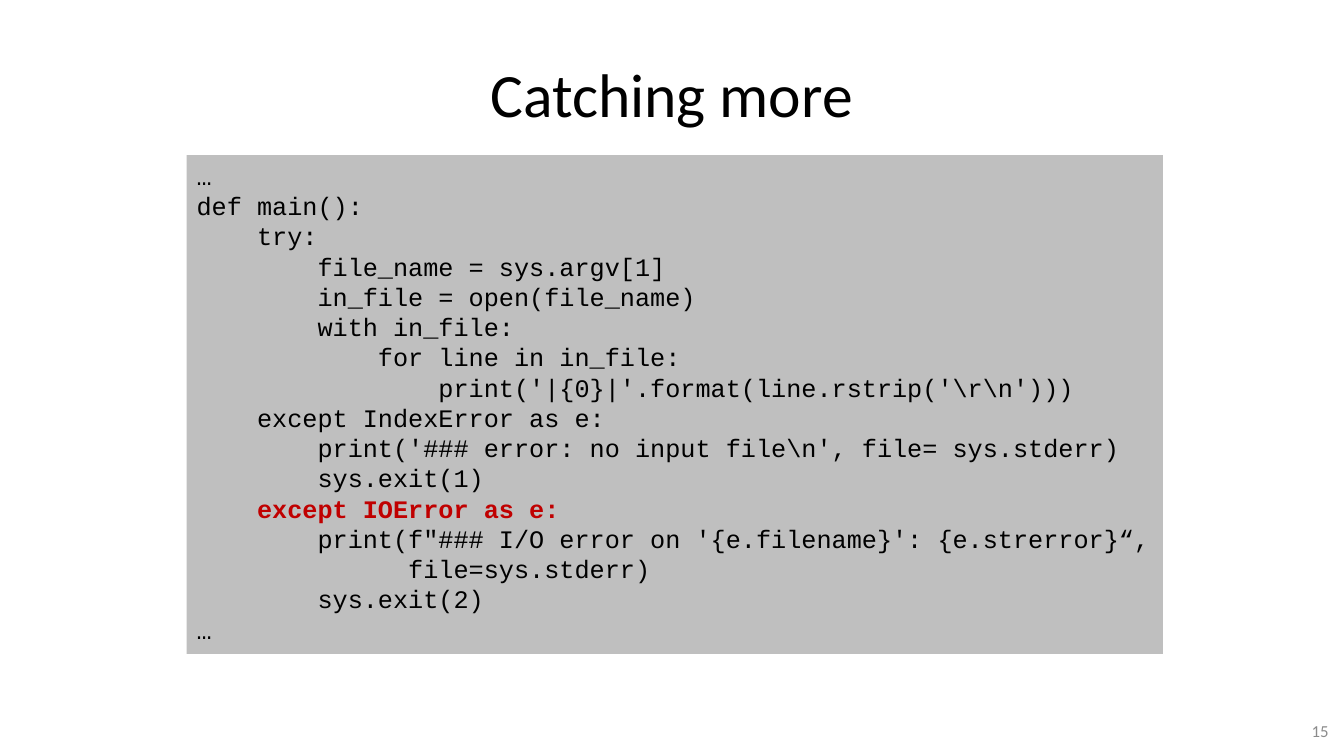
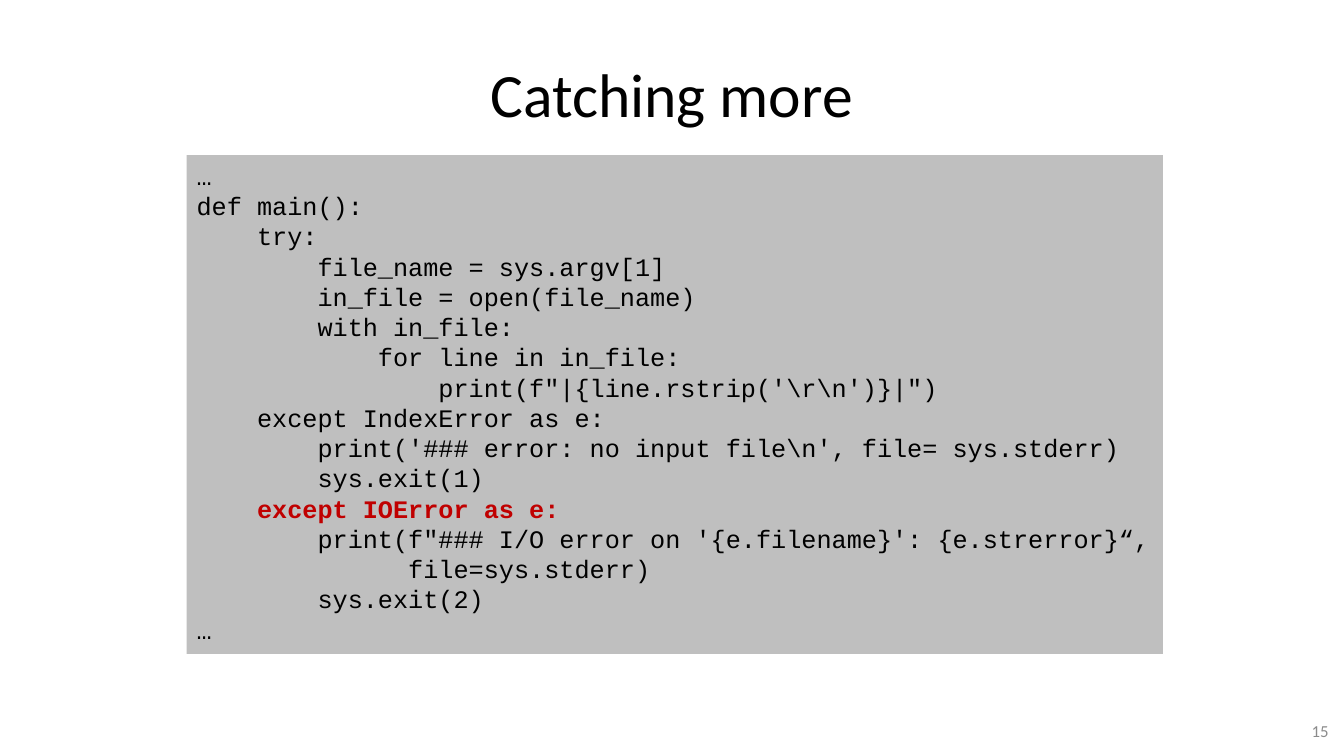
Before and after one commit to gjbex/Python-software-engineering, a slide deck: slide 15 of python_software_engineering.pptx. Drawn at 1344x756 pixels with LibreOffice and Linux fonts; fonts in the diff are those of the drawing. Boxes give left, top, right and bottom in pixels: in the first picture for what was removed or moved away, otherwise in the second. Text is boxed around its words. In the diff, an @@ line names an element or a change of style, - is before the commit and + after.

```diff
--- a/python_software_engineering.pptx
+++ b/python_software_engineering.pptx
@@ text in rectangle at [438,378,937,403]: text changed @@
-print('|{0}|'.format(line.rstrip('\r\n')))
+print(f"|{line.rstrip('\r\n')}|")
```
Also in this commit, not shown: 2 other slides changed.
